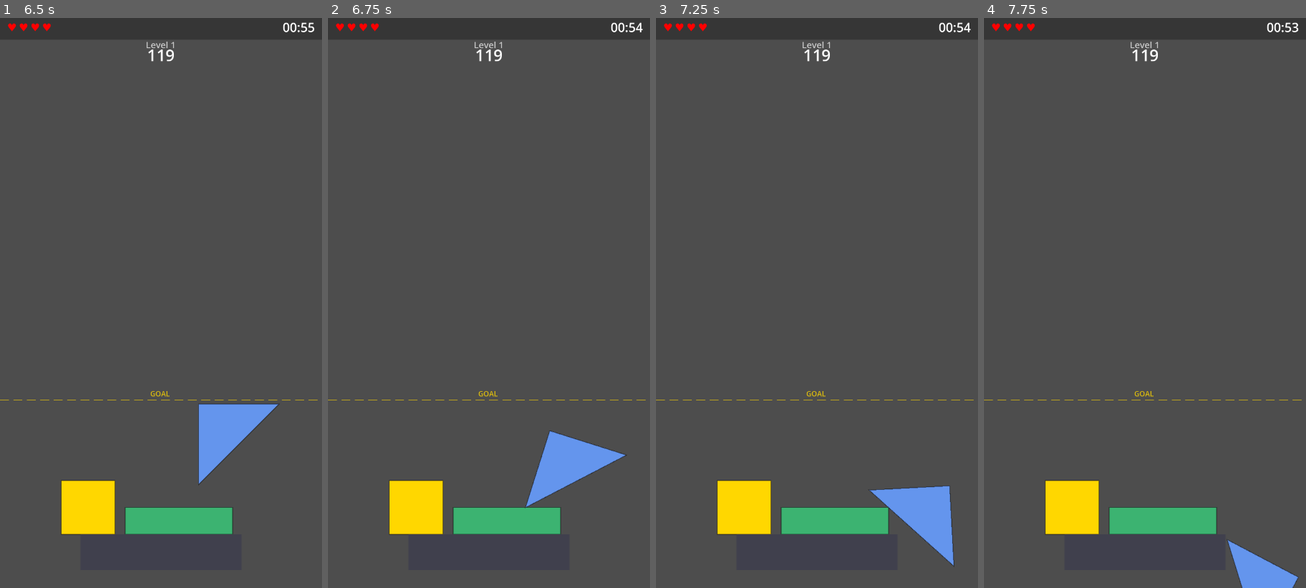
Above: before the commit, frames 1-4 (left to right).
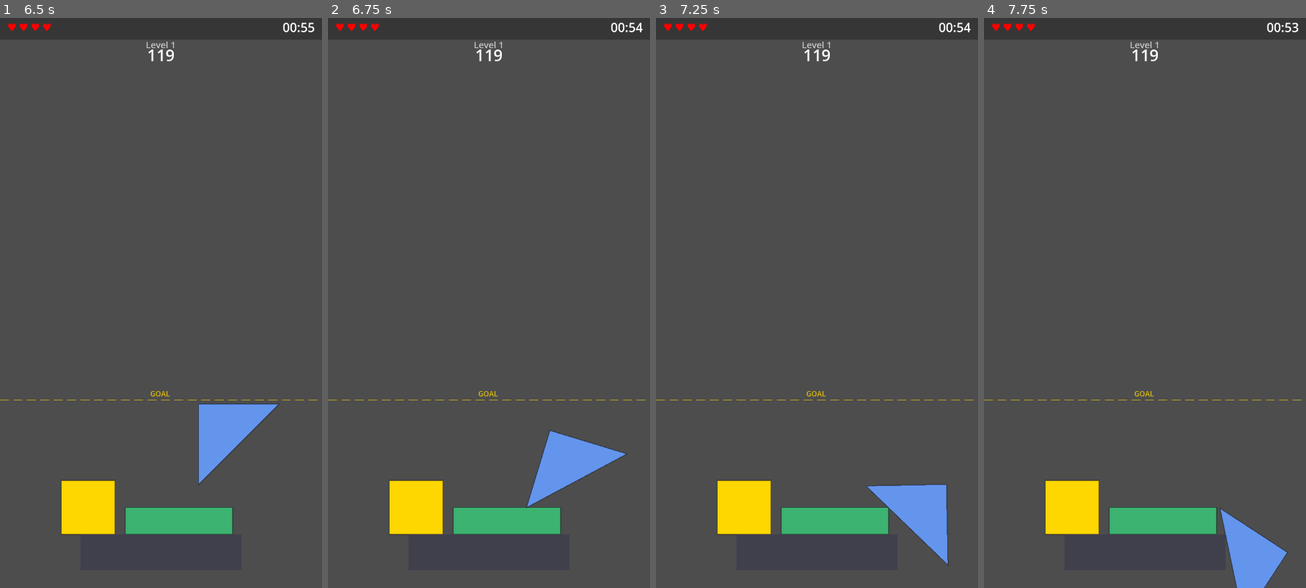
Above: after the commit, the same moments.

Repository: PartlyWhole/ToppleClone
Game: Godot game, scene res://main/main.tscn
The game is run twice, just before and just after one commit, with the same random seed, the same clock (stepped at 60 frames per second) and the same inputs.
Inputs (mouse positions are in pixels of both pictures, inside the frame that each line leads up to):
- Up to frame 1 (6.5 s): click "PLAY" at 0.5 s; tap Enter at 1.25, 4.35 s; drag from (170, 422) to (193, 177) at 1.27 s; drag from (96, 331) to (144, 417) at 2.02 s; move the mouse to (193, 177) at 2.77 s; tap Ctrl at 2.85 s; click (193, 177) at 2.92 s; drag from (109, 394) to (64, 217) at 3.52 s; move the mouse to (257, 388) at 4.27 s; click (257, 388) at 4.42 s; drag from (64, 217) to (112, 160) at 5.02 s; move the mouse to (238, 394) at 5.77 s; hold Q from 5.78 s (still down); click (238, 394) at 5.92 s
- Up to frame 2 (6.75 s): release Q at 6.5 s; drag from (440, 160) to (424, 331) at 6.52 s
- Up to frame 3 (7.25 s): no input
- Up to frame 4 (7.75 s): move the mouse to (1215, 274) at 7.27 s; tap 5 at 7.35 s; click (1215, 274) at 7.42 s

Frame 1 is identical in both runs. In frame 2, 0.2% of the frame differs, in the area x 61-93%, y 72-87%; in frame 3, 0.5%; in frame 4, 1.1%, in the area x 73-98%, y 86-100%.

Commit message:
tweak: increase friction to 0.8 on blocks and platform
Co-Authored-By: Claude Opus 4.6 (1M context) <noreply@anthropic.com>

Diff:
--- a/features/blocks/scripts/draggable_block.gd
+++ b/features/blocks/scripts/draggable_block.gd
@@ -53,7 +53,7 @@
 	angular_damp = 5.0
 	linear_damp = 0.5
 	var mat: PhysicsMaterial = PhysicsMaterial.new()
-	mat.friction = 0.5
+	mat.friction = 0.8
 	mat.rough = true
 	physics_material_override = mat
 	input_event.connect(_on_input_event)
--- a/features/gameplay/scripts/gameplay_controller.gd
+++ b/features/gameplay/scripts/gameplay_controller.gd
@@ -36,7 +36,7 @@
 		PLATFORM_SURFACE_Y + PLATFORM_HEIGHT / 2.0,
 	)
 	var mat: PhysicsMaterial = PhysicsMaterial.new()
-	mat.friction = 0.5
+	mat.friction = 0.8
 	mat.rough = true
 	body.physics_material_override = mat
 	var shape: CollisionShape2D = CollisionShape2D.new()
